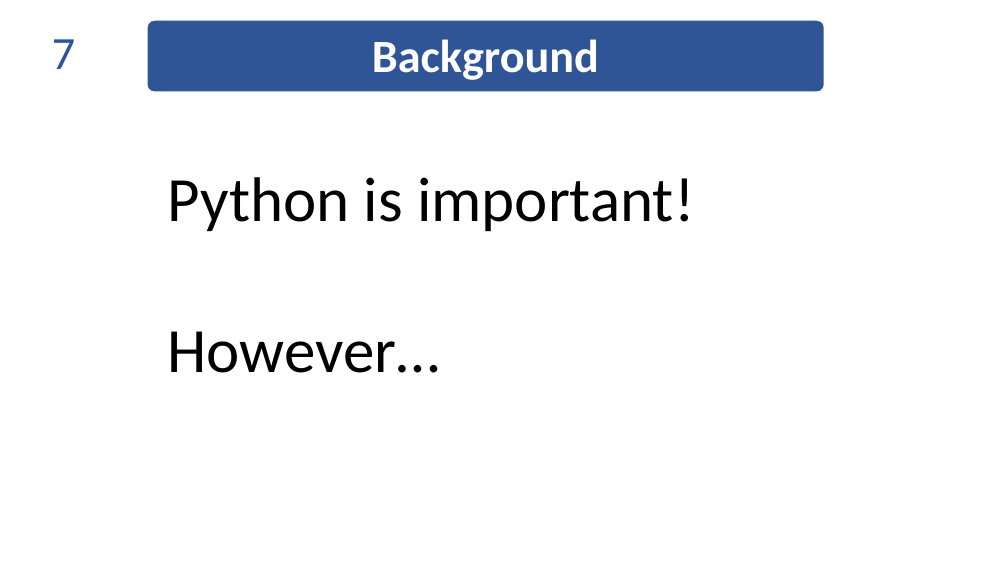
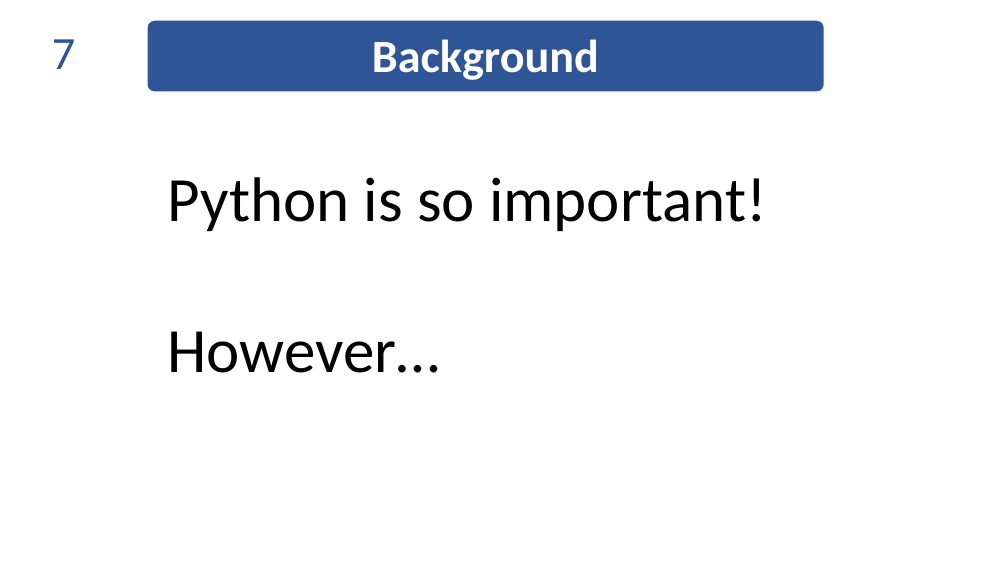
Before and after one commit to thautwarm/diojit, a slide deck: slide 7 of docs/Taine-revised.pptx. Drawn at 1008x567 pixels with LibreOffice and Linux fonts; fonts in the diff are those of the drawing. Boxes give left, top, right and bottom in pixels: in the first picture for what was removed or moved away, otherwise in the second. Text is boxed around its words. In the diff, an @@ line names an element or a change of style, - is before the commit and + after.

```diff
--- a/docs/Taine-revised.pptx
+++ b/docs/Taine-revised.pptx
@@ text at (x1=167, y1=177, x2=766, y2=231): text changed @@
-Python is important!
+Python is so important!
```
Also in this commit, not shown: 2 other slides changed, 5 other files.
